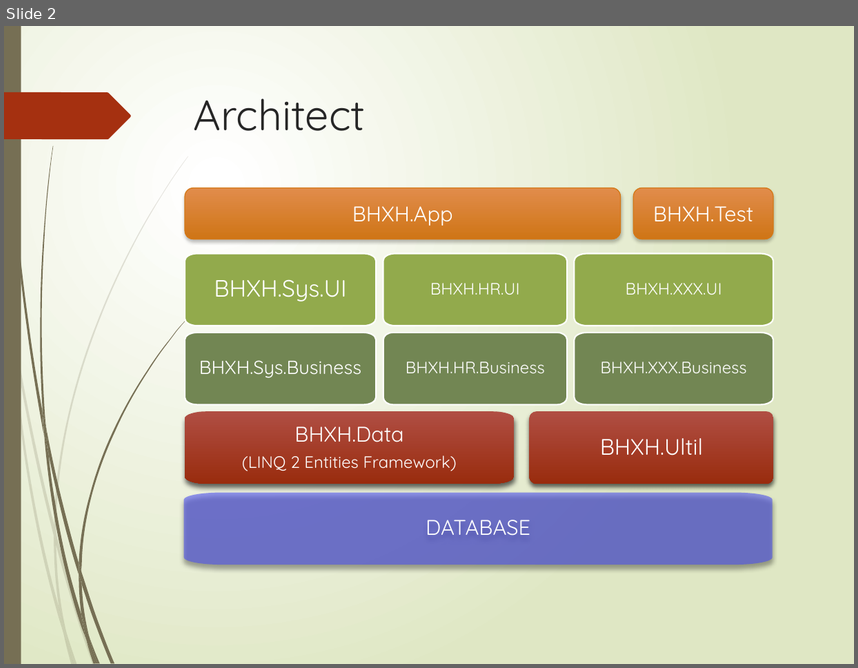
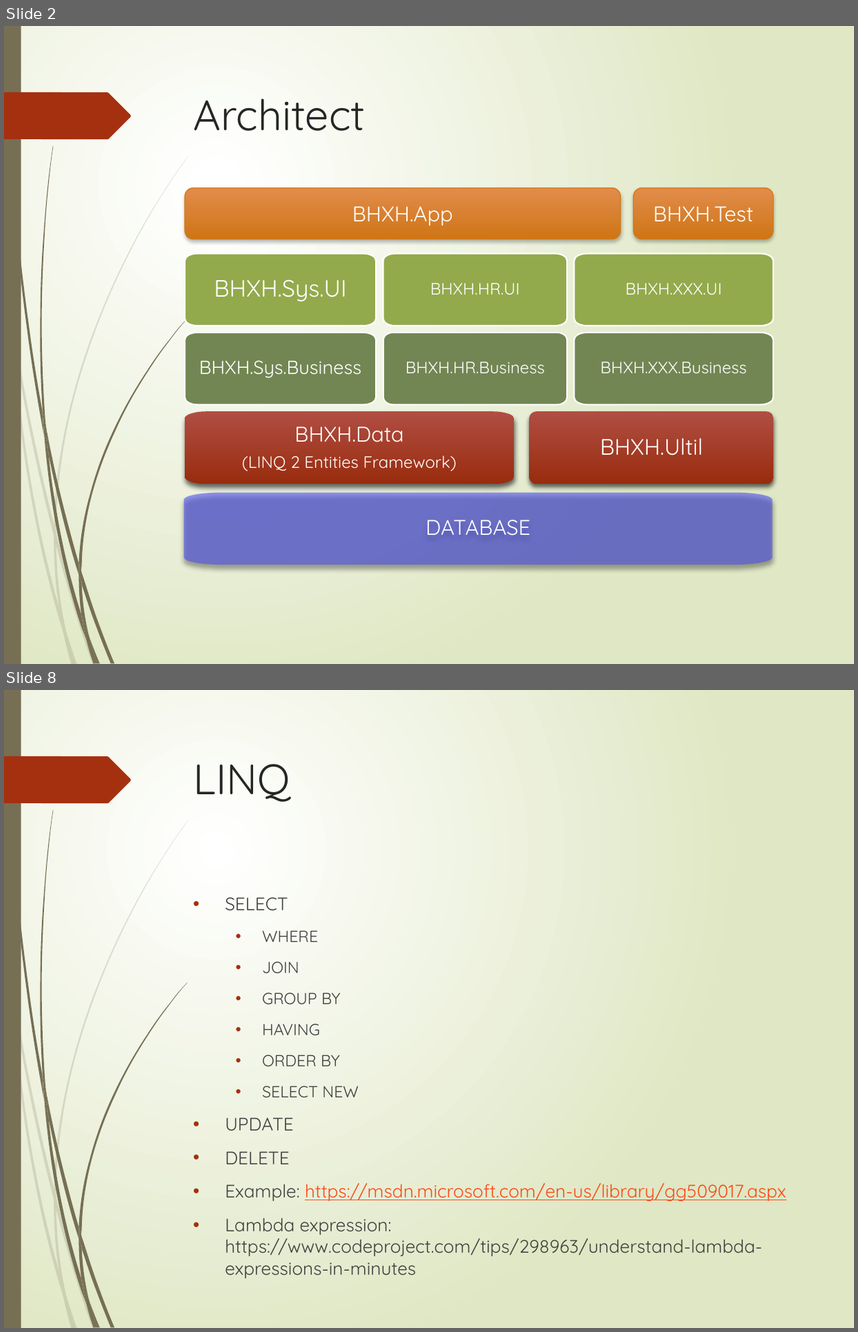
Before and after one commit to nhinnt/BHXH-All-In-One, a slide deck: documents/Architect.pptx. Shown one above the other, each under a label of ours: slide 2 before the commit, slides 2 and 8 after it; the slides between them are not shown. The pictures are 858x668 and 858x1332 pixels, drawn with LibreOffice and Linux fonts; fonts in the diff are those of the drawing. Boxes give left, top, right and bottom in pixels: in the first picture for what was removed or moved away, otherwise in the second. Text is boxed around its words. In the diff, an @@ line names an element or a change of style, - is before the commit and + after.

```diff
--- a/documents/Architect.pptx
+++ b/documents/Architect.pptx
@@ slide 8 added at bbox=[4, 690, 854, 1328], background gradient #FFFFFF to #DFE8C4; not listed: 24 template elements that a slide beside it also shows @@
@@ title added at bbox=[193, 764, 290, 802], 36 pt, text #262626 @@
+LINQ
@@ text added at bbox=[225, 897, 786, 1278], 15.3 pt, text #404040 @@
+• SELECT
+  • WHERE
+  • JOIN
+  • GROUP BY
+  • HAVING
+  • ORDER BY
+  • SELECT NEW
+• UPDATE
+• DELETE
+• Example: https://msdn.microsoft.com/en-us/library/gg509017.aspx
+• Lambda expression: https://www.codeproject.com/tips/298963/understand-lambda-expressions-in-minutes
```
Also in this commit, not shown: 3 slides changed, 4 other slides added, 1 slide removed, 19 other files.
